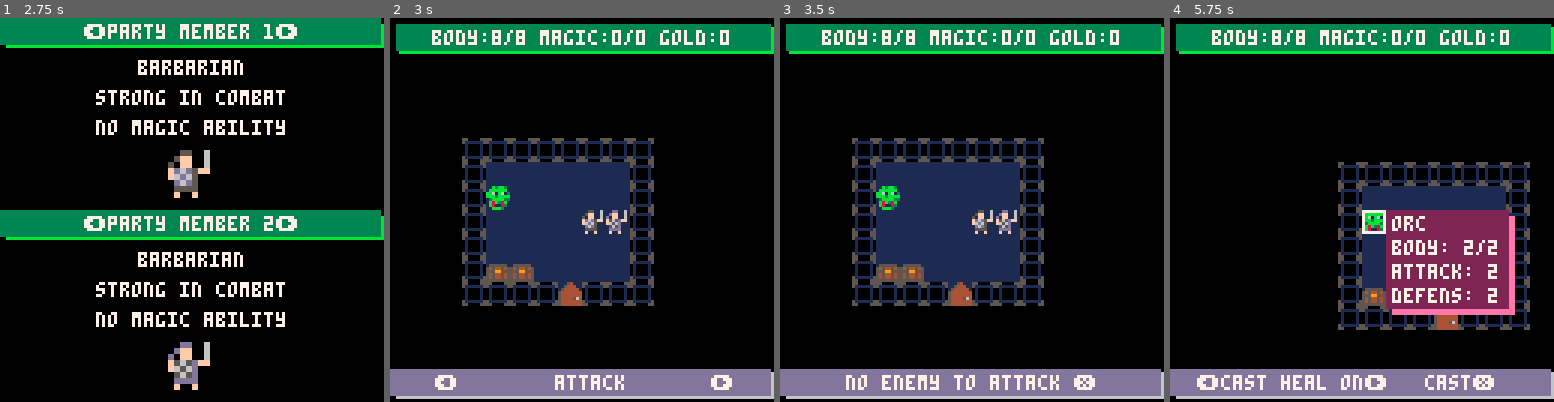
Above: before the commit, frames 1-4 (left to right).
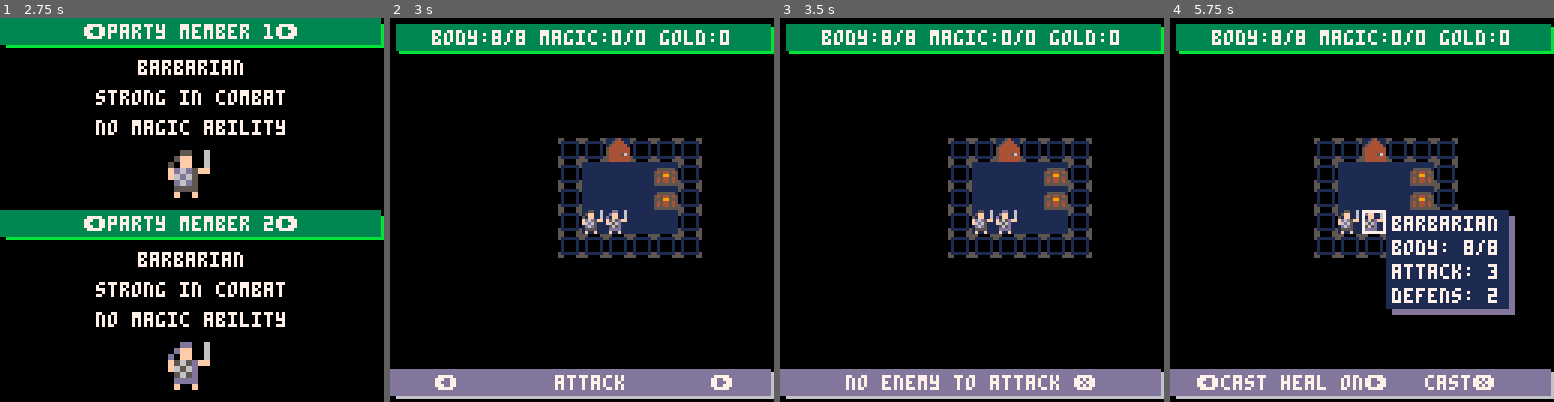
Above: after the commit, the same moments.

Repository: rad-corps/HQuest
Game: PICO-8 cartridge hq.p8
The game is run twice, just before and just after one commit, with the same random seed, the same clock (stepped at 60 frames per second) and the same inputs.
Inputs:
- Up to frame 1 (2.75 s): tap O (Z key) at 0.33, 0.7, 1.43, 2.22 s; tap X (X key) at 1.07, 2.07, 2.4, 2.73 s; hold Left 1.97-2.37 s; hold Down from 2.42 s (still down)
- Up to frame 2 (3 s): release Down at 2.82 s; hold Right from 2.87 s (still down)
- Up to frame 3 (3.5 s): keep holding Right; tap X (X key) at 3.07, 3.4 s; tap O (Z key) at 3.1 s
- Up to frame 4 (5.75 s): release Right at 3.53 s; hold Up 3.58-4.08 s; tap X (X key) every 0.33 s from 3.73 to 5.73 s; tap O (Z key) at 3.98, 4.87 s; hold Right 4.13-4.53 s; hold Down 4.58-5.08 s; hold Left from 5.13 s (still down)

Frame 1 is identical in both runs. In frame 2, 16% of the frame differs, in the area x 18-82%, y 31-75%; in frame 3, 16%; in frame 4, 17%, in the area x 37-94%, y 31-82%.

Commit message:
mission 2 in

Diff:
--- a/hq.p8
+++ b/hq.p8
@@ -4,7 +4,7 @@
 
 function get_mission(num)
 	local l_mission = {}
-	if num == 1 then
+	if num == 2 then
 l_mission = {
 starting_point = {18,12},
 door_locations =
@@ -72,7 +72,7 @@
 ,
 end_tile = {20,19}
 }
-elseif num == 2 then
+elseif num == 1 then
 l_mission = {
 starting_point = {2,4},
 door_locations =
Not shown, changed: reference.txt
